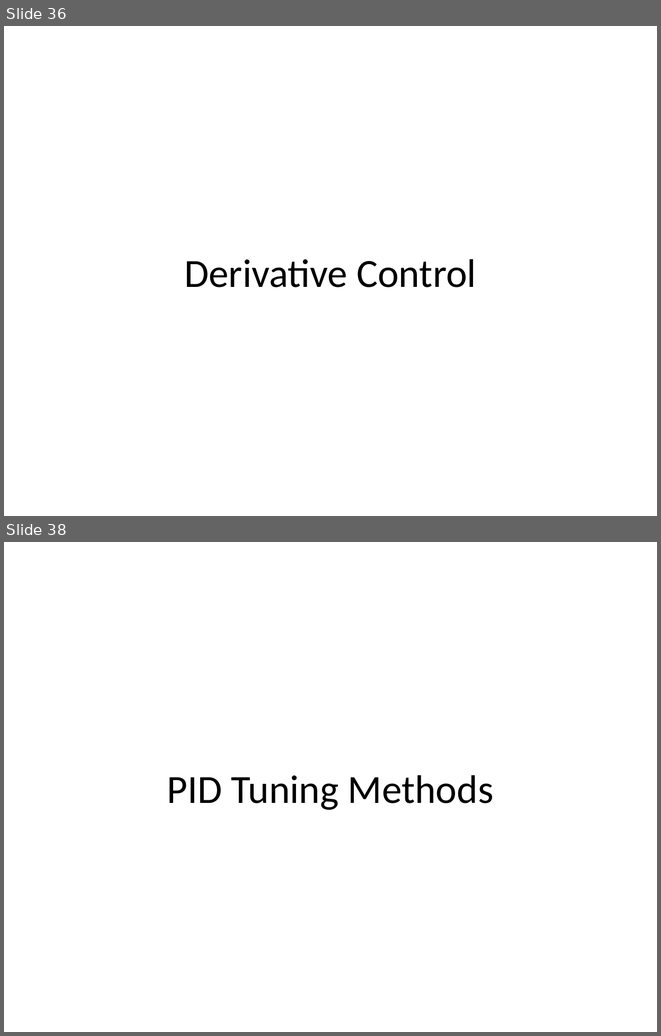
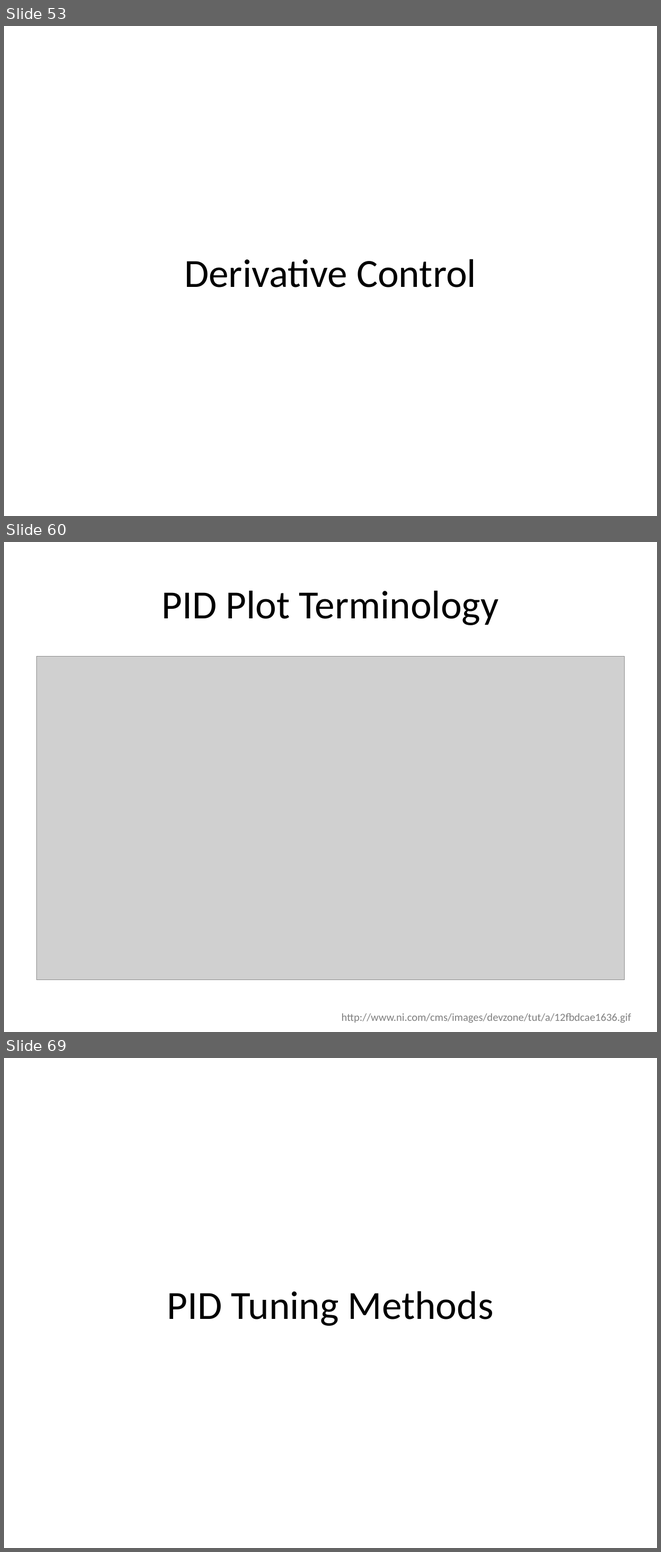
Before and after one commit to arkorobotics/PID, a slide deck: Documents/PID.pptx. Shown one above the other, each under a label of ours: slides 36 and 38 before the commit, slides 53, 60 and 69 after it; the slides between them are not shown. The pictures are 661x1036 and 661x1552 pixels, drawn with LibreOffice and Linux fonts; fonts in the diff are those of the drawing; grey boxes stand for pictures. Boxes give left, top, right and bottom in pixels: in the first picture for what was removed or moved away, otherwise in the second. Text is boxed around its words. In the diff, an @@ line names an element or a change of style, - is before the commit and + after.

Commit message:
Added PID tuning methods, plot characteristics, and updated simulation notebook to reflect slides.

```diff
--- a/Documents/PID.pptx
+++ b/Documents/PID.pptx
@@ slide 60 added at box(4, 542, 657, 1032), background #FFFFFF @@
@@ title added at box(162, 590, 499, 625), 44 pt, text #000000 @@
+PID Plot Terminology
@@ picture added at box(37, 656, 624, 979) @@
@@ text added at box(342, 1013, 631, 1023), 12 pt, text #7F7F7F @@
+http://www.ni.com/cms/images/devzone/tut/a/12fbdcae1636.gif
@@ what was slide 36 is now slide 53 @@
@@ what was slide 38 is now slide 69 @@
```
Also in this commit, not shown: 2 slides changed, 40 other slides added, 1 slide removed, 1 other file.
